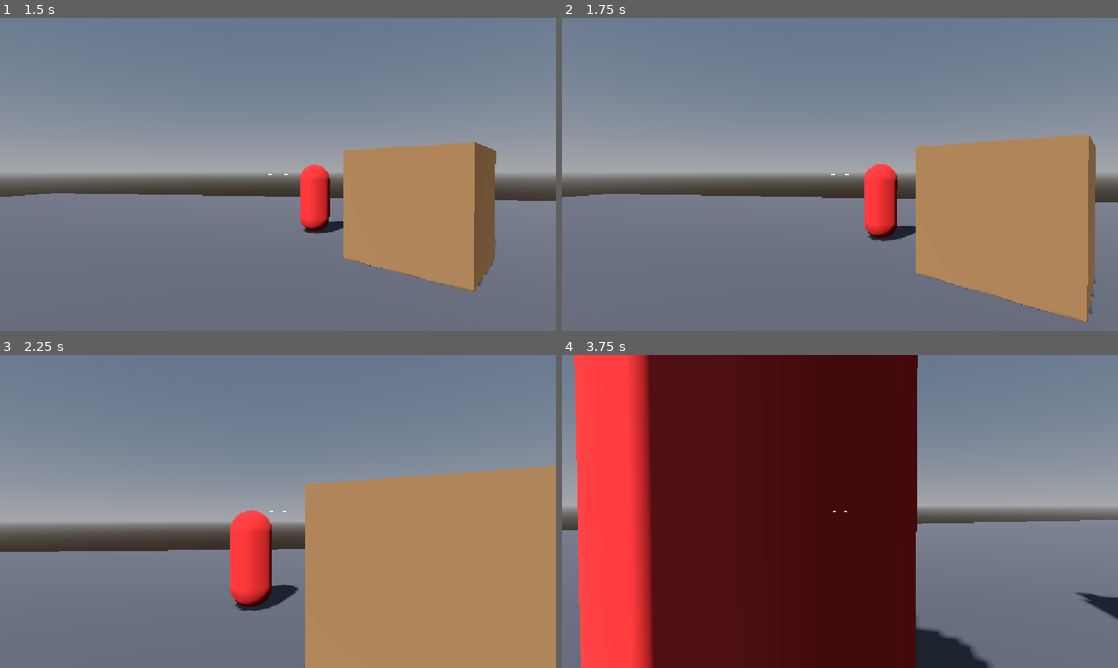
Above: before the commit, frames 1-4 (two rows, left to right).
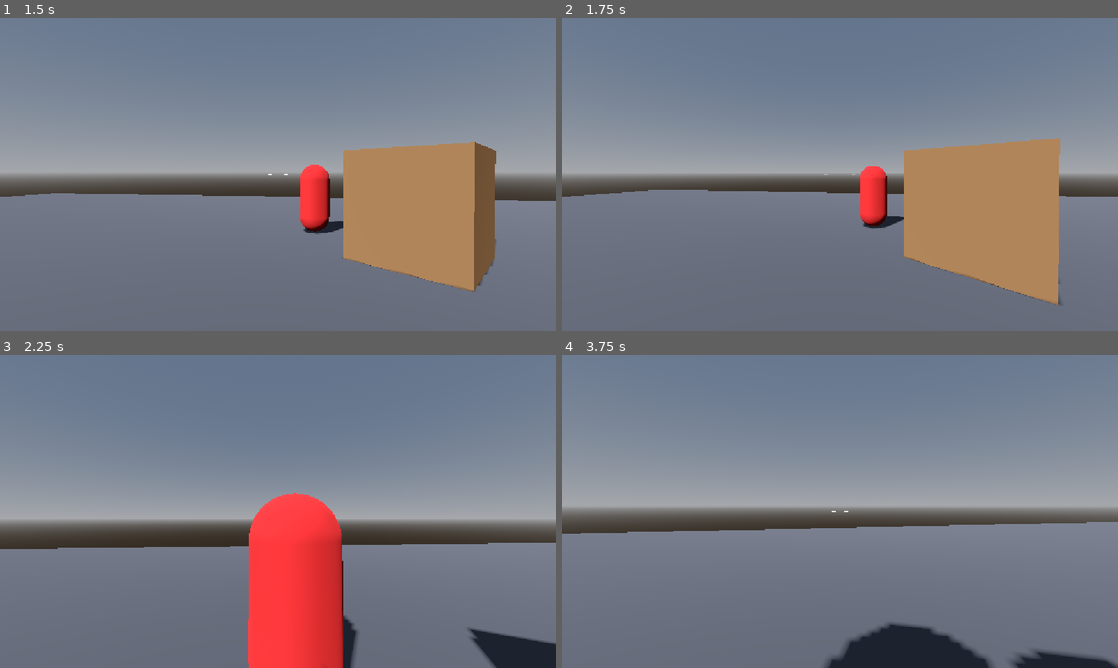
Above: after the commit, the same moments.

Repository: rcorre/exo
Game: Godot game, scene res://world/test_arena.tscn
Same seed, same stepped clock (60 frames per second), same inputs: the game is played once before the commit and once after it.
Inputs (mouse positions are in pixels of both pictures, inside the frame that each line leads up to):
- Up to frame 1 (1.5 s): tap Enter at 0.5 s; move the mouse to (305, 174) at 0.52 s; hold Right mouse button (aim) 0.53-1.28 s; hold W (move_forward) from 0.53 s (still down); click (305, 174) at 0.8 s; move the mouse to (250, 174) at 1.27 s; click (250, 174) at 1.35 s
- Up to frame 2 (1.75 s): keep holding W (move_forward); tap Shift (sprint, bound only after the commit) at 1.55 s
- Up to frame 3 (2.25 s): keep holding W (move_forward); move the mouse to (289, 505) at 2.02 s; hold Shift (sprint, bound only after the commit) from 2.03 s (still down)
- Up to frame 4 (3.75 s): keep holding W (move_forward); right-click (851, 505) at 2.3 s; move the mouse to (834, 517) at 2.77 s; release Shift (sprint, bound only after the commit) at 2.78 s; right-click (834, 517) at 2.85 s; click (834, 517) at 3.05 s; move the mouse to (878, 514) at 3.52 s; hold C (crouch) from 3.53 s (still down)

Frame 1 is identical in both runs. In frame 2, 7.6% of the frame differs, in the area x 0-100%, y 37-98%; in frame 3, 35%; in frame 4, 62%, in the area x 0-100%, y 0-100%.

Commit message:
Sprint.

Diff:
--- a/player/player.gd
+++ b/player/player.gd
@@ -12,6 +12,12 @@
 const AIM_SPREAD_MULT := 0.4
 const AIM_ZOOM_MULT := 1.25
 const AIM_TRANSITION_SPEED := 5.0
+const SPRINT_SPEED_MULT := 2.0
+const SPRINT_RAMP_SPEED := 1.5
+const SPRINT_LOCKOUT_TIME := 0.4
+const SPRINT_BOB_FREQUENCY := 14.0
+const SPRINT_BOB_AMPLITUDE := 0.05
+const RETICLE_FADE_SPEED := 4.0
 const FIRE_RANGE := 100.0
 const FIRE_DAMAGE := 25
 
@@ -32,9 +38,14 @@
 var is_crouched: bool = false
 var is_aiming: bool = false
 var aim_progress: float = 0.0
+var is_sprinting: bool = false
+var sprint_progress: float = 0.0
+var sprint_lockout_remaining: float = 0.0
 
 var _stand_head_y: float
 var _base_fov: float
+var _reticle_alpha: float = 1.0
+var _bob_phase: float = 0.0
 
 func _ready() -> void:
 	Input.mouse_mode = Input.MOUSE_MODE_CAPTURED
@@ -50,13 +61,22 @@
 		Input.mouse_mode = Input.MOUSE_MODE_VISIBLE
 	elif event.is_action_pressed("crouch"):
 		is_crouched = not is_crouched
+	elif event.is_action_pressed("sprint"):
+		is_sprinting = not is_sprinting
+		if is_sprinting:
+			is_aiming = false
 	elif event is InputEventMouseButton and event.pressed:
 		if Input.mouse_mode == Input.MOUSE_MODE_VISIBLE:
 			Input.mouse_mode = Input.MOUSE_MODE_CAPTURED
 		elif event.is_action_pressed("fire"):
-			_fire()
+			if _can_aim_or_fire():
+				_fire()
 		elif event.is_action_pressed("aim"):
-			is_aiming = not is_aiming
+			if _can_aim_or_fire():
+				is_aiming = not is_aiming
+
+func _can_aim_or_fire() -> bool:
+	return not is_sprinting and sprint_lockout_remaining <= 0.0
 
 func _fire() -> void:
 	var basis := camera.global_transform.basis
@@ -108,6 +128,7 @@
 		speed *= CROUCH_SPEED_MULT
 	if is_aiming:
 		speed *= AIM_SPEED_MULT
+	speed *= lerp(1.0, SPRINT_SPEED_MULT, sprint_progress)
 	var target_velocity := direction * speed
 	var horizontal_velocity := Vector3(velocity.x, 0.0, velocity.z)
 	var accel_rate := ACCEL if direction.length_squared() > 0.0 else DECEL
@@ -124,5 +145,19 @@
 	aim_progress = move_toward(aim_progress, 1.0 if is_aiming else 0.0, AIM_TRANSITION_SPEED * delta)
 	camera.fov = lerp(_base_fov, _base_fov / AIM_ZOOM_MULT, aim_progress)
 
+	sprint_progress = move_toward(sprint_progress, 1.0 if is_sprinting else 0.0, SPRINT_RAMP_SPEED * delta)
+	sprint_lockout_remaining = SPRINT_LOCKOUT_TIME if is_sprinting else max(sprint_lockout_remaining - delta, 0.0)
+
+	var horizontal_speed := Vector2(velocity.x, velocity.z).length()
+	if horizontal_speed > 0.01:
+		_bob_phase += SPRINT_BOB_FREQUENCY * delta
+	else:
+		_bob_phase = 0.0
+	camera.position.y = sin(_bob_phase) * SPRINT_BOB_AMPLITUDE * sprint_progress
+
+	var reticle_target_alpha := 0.0 if not _can_aim_or_fire() else 1.0
+	_reticle_alpha = move_toward(_reticle_alpha, reticle_target_alpha, RETICLE_FADE_SPEED * delta)
+	reticle.modulate.a = _reticle_alpha
+
 	recoil_bloom_deg = move_toward(recoil_bloom_deg, 0.0, BLOOM_DECAY_DEG * delta)
 	reticle.spread_ratio = _current_spread_deg() / MAX_SPREAD_DEG
--- a/project.godot
+++ b/project.godot
@@ -61,6 +61,11 @@
 "events": [Object(InputEventMouseButton,"resource_local_to_scene":false,"resource_name":"","device":-1,"window_id":0,"button_mask":0,"position":Vector2(0, 0),"global_position":Vector2(0, 0),"factor":1.0,"button_index":2,"canceled":false,"pressed":false,"double_click":false,"script":null)
 ]
 }
+sprint={
+"deadzone": 0.5,
+"events": [Object(InputEventKey,"resource_local_to_scene":false,"resource_name":"","device":-1,"window_id":0,"alt_pressed":false,"shift_pressed":false,"ctrl_pressed":false,"meta_pressed":false,"pressed":false,"keycode":0,"physical_keycode":4194325,"key_label":0,"unicode":0,"location":0,"echo":false,"script":null)
+]
+}
 
 [display]
 
